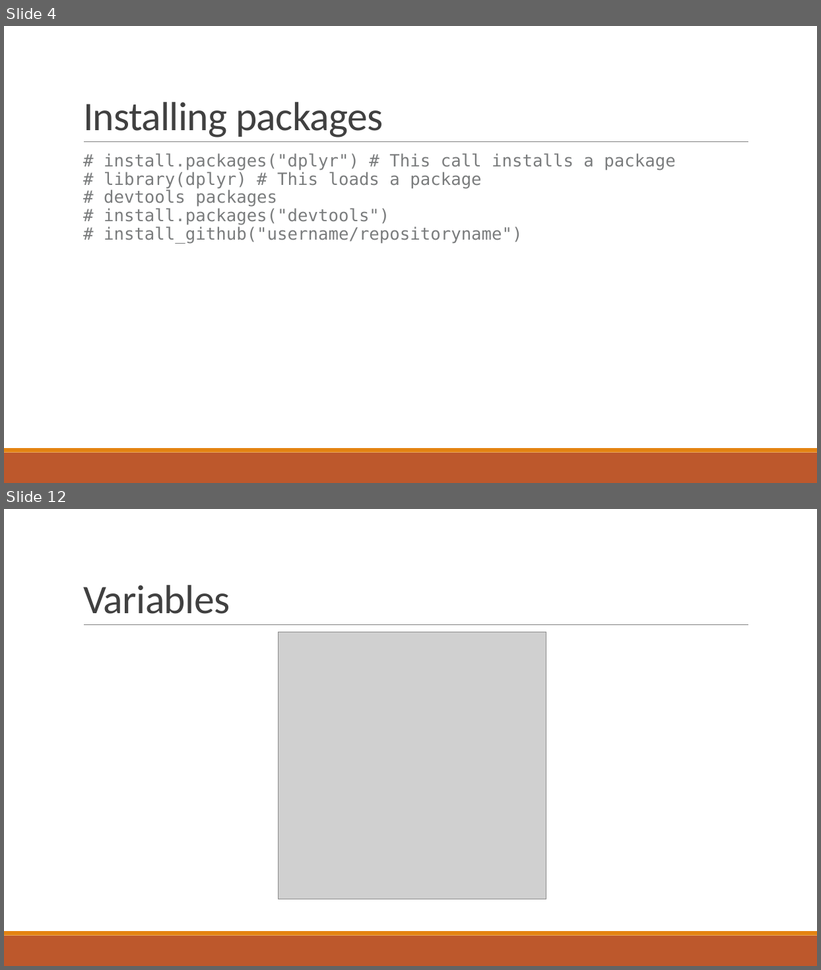
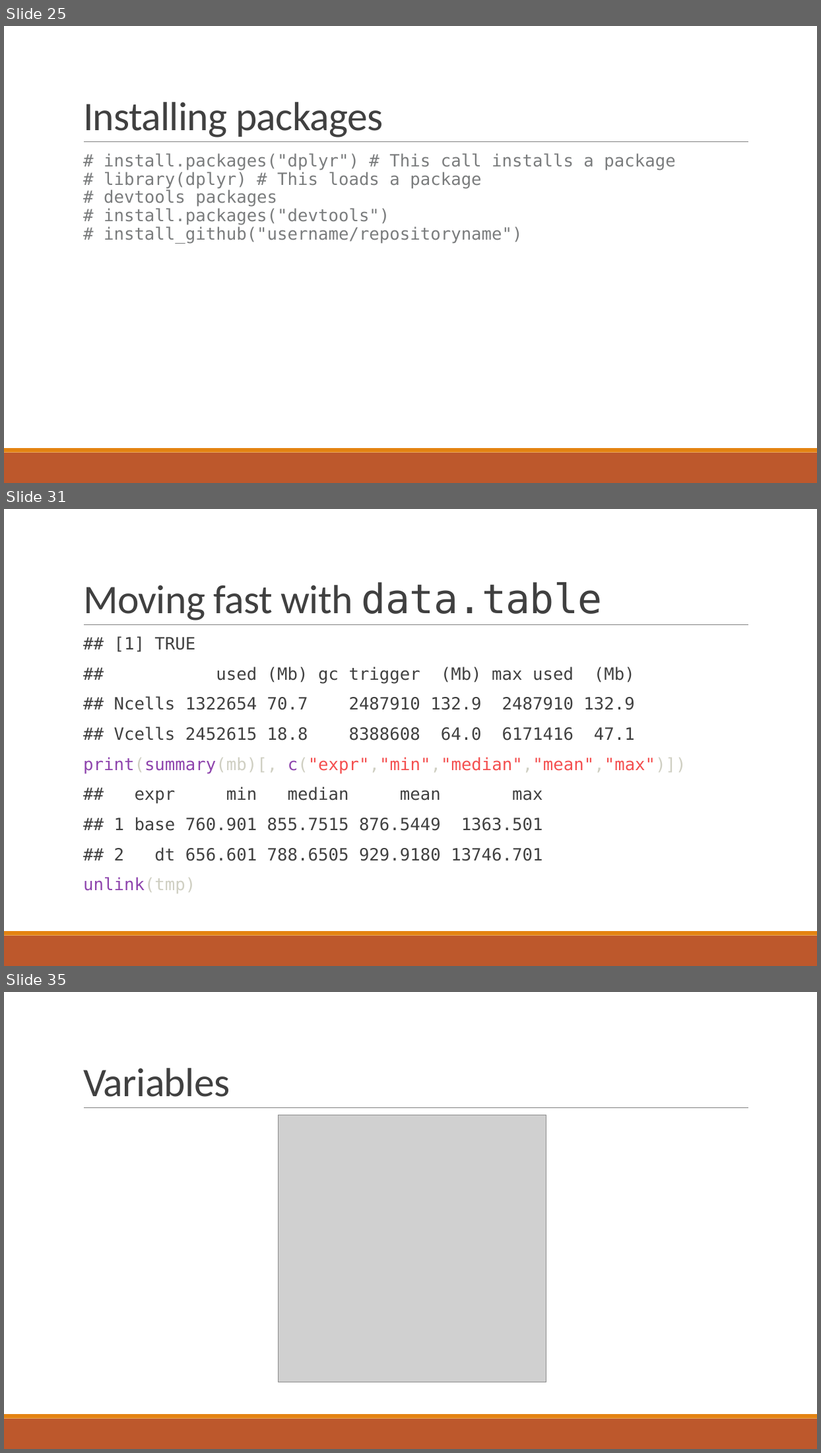
Before and after one commit to csc-ubc-okanagan/workshops, a slide deck: guides/Additional-talks/fundamental-concepts-with-RStudio-90-mins.pptx. Shown one above the other, each under a label of ours: slides 4 and 12 before the commit, slides 25, 31 and 35 after it; the slides between them are not shown. The pictures are 821x970 and 821x1453 pixels, drawn with LibreOffice and Linux fonts; fonts in the diff are those of the drawing; grey boxes stand for pictures. Boxes give left, top, right and bottom in pixels: in the first picture for what was removed or moved away, otherwise in the second. Text is boxed around its words. In the diff, an @@ line names an element or a change of style, - is before the commit and + after.

```diff
--- a/guides/Additional-talks/fundamental-concepts-with-RStudio-90-mins.pptx
+++ b/guides/Additional-talks/fundamental-concepts-with-RStudio-90-mins.pptx
@@ slide 31 added at <box>4,509,817,966</box>, background #FFFFFF; not listed: 3 template elements that a slide beside it also shows @@
@@ title added at <box>83,582,603,621</box>, 48 pt, text #404040 @@
+Moving fast with data.table
@@ text added at <box>83,636,686,894</box>, 20 pt, text #404040 @@
+## [1] TRUE
+## used (Mb) gc trigger (Mb) max used (Mb)
+## Ncells 1322654 70.7 2487910 132.9 2487910 132.9
+## Vcells 2452615 18.8 8388608 64.0 6171416 47.1
+print(summary(mb)[, c("expr","min","median","mean","max")])
+## expr min median mean max
+## 1 base 760.901 855.7515 876.5449 1363.501
+## 2 dt 656.601 788.6505 929.9180 13746.701
+unlink(tmp)
@@ what was slide 4 is now slide 25 @@
@@ what was slide 12 is now slide 35 @@
```
Also in this commit, not shown: 9 slides changed, 29 other slides added, 1 slide removed, 2 other files.
